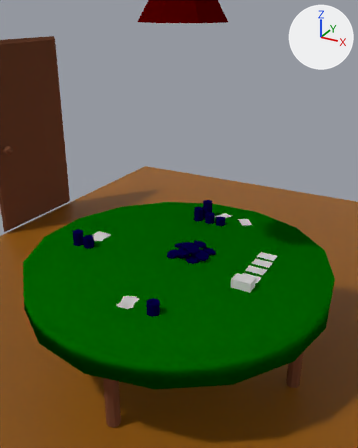
The Blender file TexasHoldemPoker/TexasHoldemPoker/Assets/Blender Files/MenuScene.blend, before and after one commit.
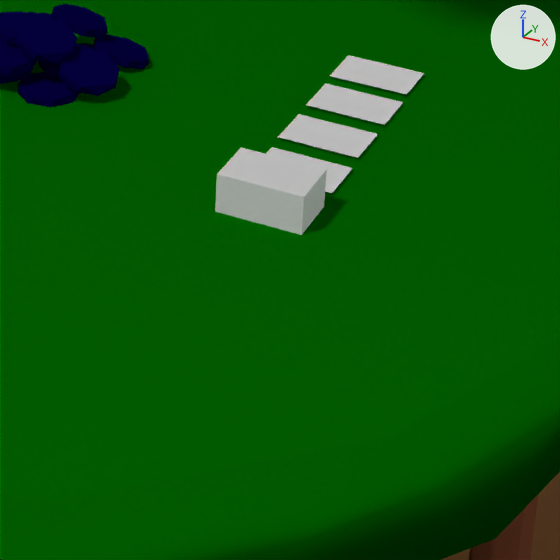
Old and new are each drawn from a camera (50 mm lens) standing at (0.1844, -0.339, 0.2951) and looking at (0.0192, -0.0388, 0.145) and again close up on the part from 51% to 86% of the width and 53% to 82% of the height. The axes (+X, +Y, +Z) are drawn at upper right. The lights are the same throughout.

Objects in the first close-up: 'Cards', 'Chips', 'Cloth', 'Floor', 'PokerTable'.
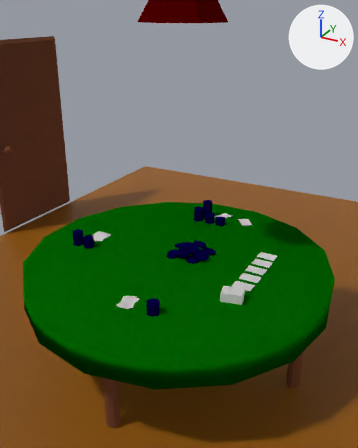
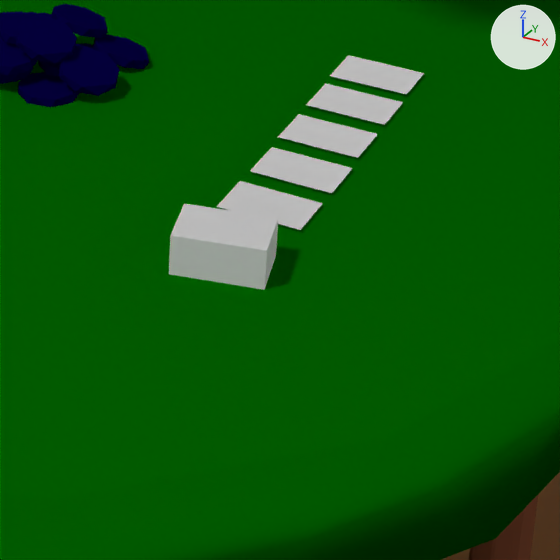
Commit message: Fixed obscured card in the menu scene model

The change, as a list of edits to the scene's bpy script:
```text
Change me_plane:
    where me_plane.from_pydata(...)  # 52 vertices, 17 faces; spans x -14.4..19.0, y -24.4..1.2, z -0.9..0.1
    used by ob_cards; location = (0.002, -0.0852, 0.0966); scale = (-0.0051, -0.00787, -0.00787)
    me_plane part 1: the loose piece of 8 vertices spanning x -14.4..-11.2, y -8.5..-7.1, z -0.9..0.1 is turned 9.4 degrees about the z axis through its middle and scaled by 0.993, then moved by (0.0, 2.6, 0.0)
```

Changed parts and their boxes [x1, y1, x2, y2] in the close-ups (560 x 560 px; the box of a moved part takes in the faces that stretch with it):
'Cards', reshaped
    before: [215, 55, 424, 235]
    after: [169, 55, 424, 290]
part 1 of me_plane, moved or reshaped
    before: [215, 148, 327, 235]
    after: [169, 204, 278, 290]
